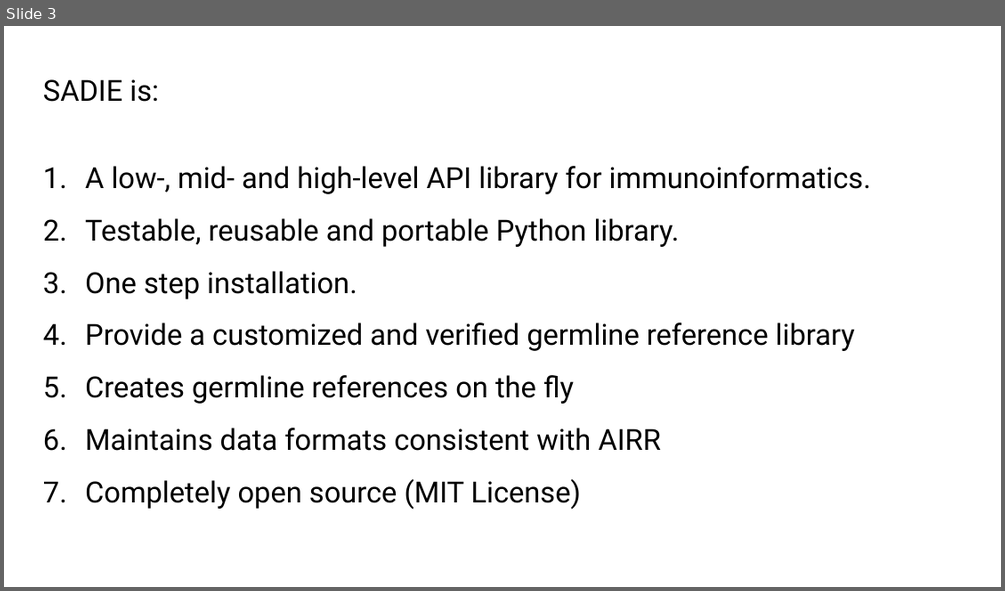
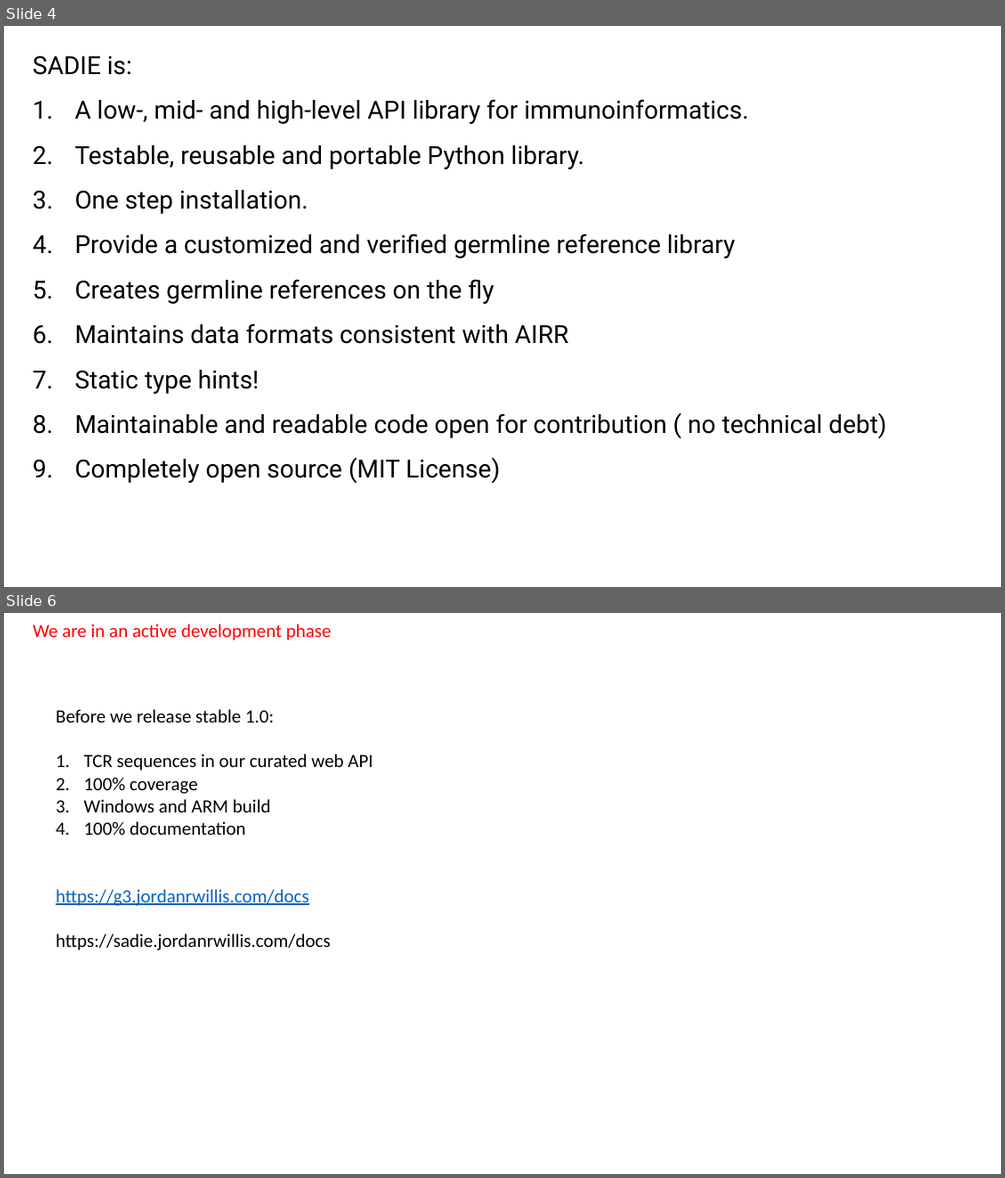
Before and after one commit to jwillis0720/sadie, a slide deck: notebooks/airr_c/SADIE_AIRR_C_2022.pptx. Shown one above the other, each under a label of ours: slide 3 before the commit, slides 4 and 6 after it; the slides between them are not shown. The pictures are 1005x591 and 1005x1178 pixels, drawn with LibreOffice and Linux fonts; fonts in the diff are those of the drawing. Boxes give left, top, right and bottom in pixels: in the first picture for what was removed or moved away, otherwise in the second. Text is boxed around its words. In the diff, an @@ line names an element or a change of style, - is before the commit and + after.

Commit message:
update sadie demo

```diff
--- a/notebooks/airr_c/SADIE_AIRR_C_2022.pptx
+++ b/notebooks/airr_c/SADIE_AIRR_C_2022.pptx
@@ slide 6 added at [4,613,1001,1174], background #FFFFFF @@
@@ text added at [32,624,332,641], 18 pt, text #FF0000 @@
+We are in an active development phase
@@ text added at [56,709,372,950], 18 pt, text #000000 @@
+Before we release stable 1.0:
+1. TCR sequences in our curated web API
+2. 100% coverage
+3. Windows and ARM build
+4. 100% documentation
+https://g3.jordanrwillis.com/docs
+https://sadie.jordanrwillis.com/docs
@@ what was slide 3 is now slide 4 @@
@@ slide 4 changed as well @@
@@ text "SADIE is:": place and size @@
-text "SADIE is:" at [43,79,871,509]
+text "SADIE is:" at [32,55,886,483]
@@ text at [32,55,748,483]: size 28 to 24 pt in "SADIE is:", "A low-, mid- and high-level API library ...", "Testable, reusable and portable Python library.", "One step installation." and 4 more places @@
@@ text at [75,370,886,438]: paragraphs added @@
+7. Static type hints!
+8. Maintainable and readable code open for contribution ( no technical debt)
```
Also in this commit, not shown: 1 other slide changed, 2 other slides added, 1 slide removed, 1 other file.
